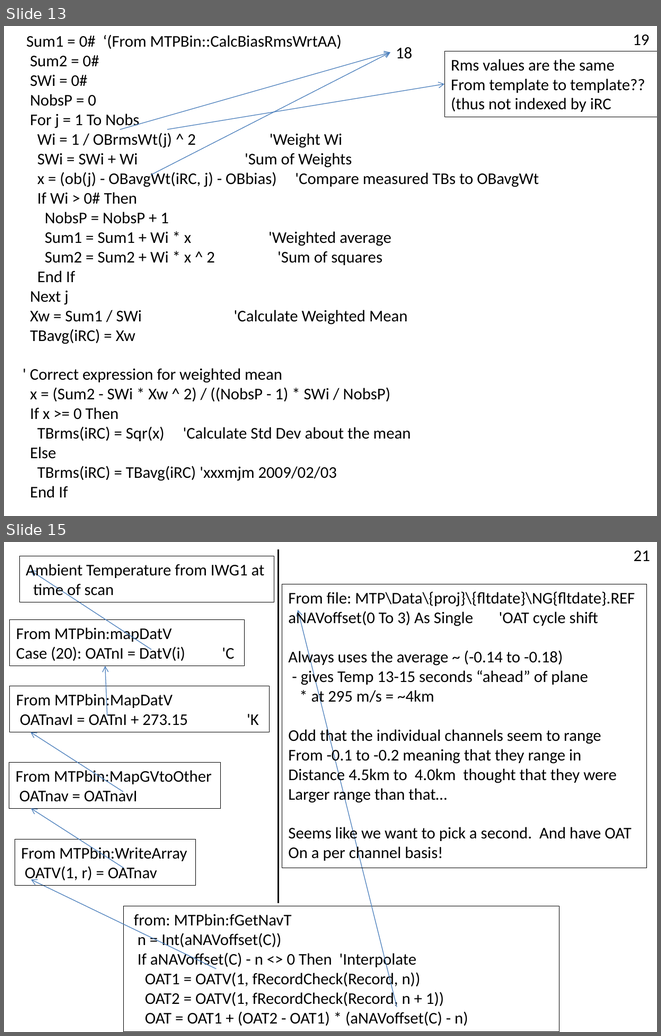
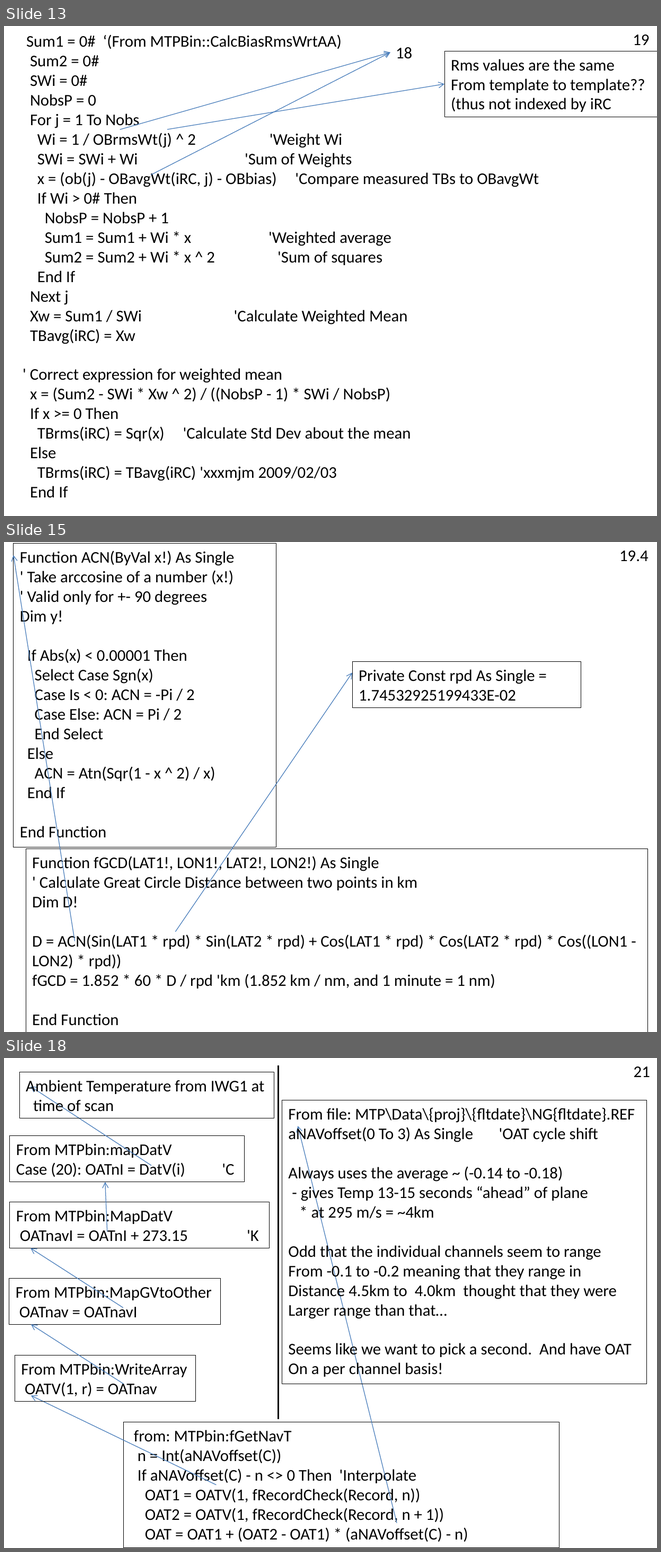
Before and after one commit to NCAR/nimbus, a slide deck: doc/MTP-DFD.pptx. Shown one above the other, each under a label of ours: slides 13 and 15 before the commit, slides 13, 15 and 18 after it; the slides between them are not shown. The pictures are 661x1036 and 661x1552 pixels, drawn with LibreOffice and Linux fonts; fonts in the diff are those of the drawing. Boxes give left, top, right and bottom in pixels: in the first picture for what was removed or moved away, otherwise in the second. Text is boxed around its words. In the diff, an @@ line names an element or a change of style, - is before the commit and + after.

```diff
--- a/doc/MTP-DFD.pptx
+++ b/doc/MTP-DFD.pptx
@@ slide 15 added at (x1=4, y1=542, x2=657, y2=1032), background #FFFFFF @@
@@ rectangle added at (x1=13, y1=543, x2=276, y2=846), outline #000000 0.5 pt, 18 pt, text #000000 @@
+Function ACN(ByVal x!) As Single
+' Take arccosine of a number (x!)
+' Valid only for +- 90 degrees
+Dim y!
+If Abs(x) < 0.00001 Then
+Select Case Sgn(x)
+Case Is < 0: ACN = -Pi / 2
+Case Else: ACN = Pi / 2
+End Select
+Else
+ACN = Atn(Sqr(1 - x ^ 2) / x)
+End If
+End Function
@@ arrow added from (74, 941) to (13, 555), #4B7EBC 0.75 pt @@
@@ text added at (x1=619, y1=550, x2=648, y2=561), 18 pt, text #000000 @@
+19.4
@@ rectangle added at (x1=352, y1=661, x2=581, y2=708), outline #000000 0.5 pt, 18 pt, text #000000 @@
+Private Const rpd As Single = 1.74532925199433E-02
@@ arrow added from (175, 931) to (352, 672), #4B7EBC 0.75 pt @@
@@ rectangle added at (x1=26, y1=849, x2=647, y2=1032), outline #000000 0.5 pt, 18 pt, text #000000 @@
+Function fGCD(LAT1!, LON1!, LAT2!, LON2!) As Single
+' Calculate Great Circle Distance between two points in km
+Dim D!
+D = ACN(Sin(LAT1 * rpd) * Sin(LAT2 * rpd) + Cos(LAT1 * rpd) * Cos(LAT2 * rpd) * Cos((LON1 - LON2) * rpd))
+fGCD = 1.852 * 60 * D / rpd 'km (1.852 km / nm, and 1 minute = 1 nm)
+End Function
@@ what was slide 15 is now slide 18 @@
```
Also in this commit, not shown: 1 slide changed, 2 other slides added.
